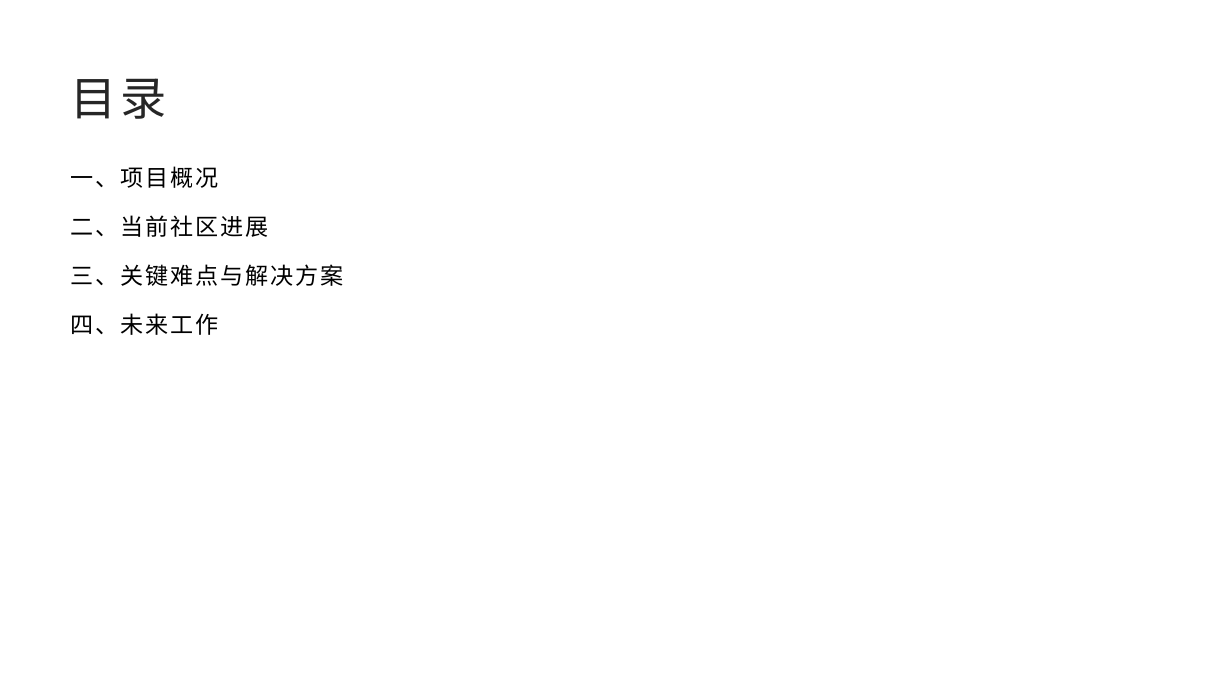
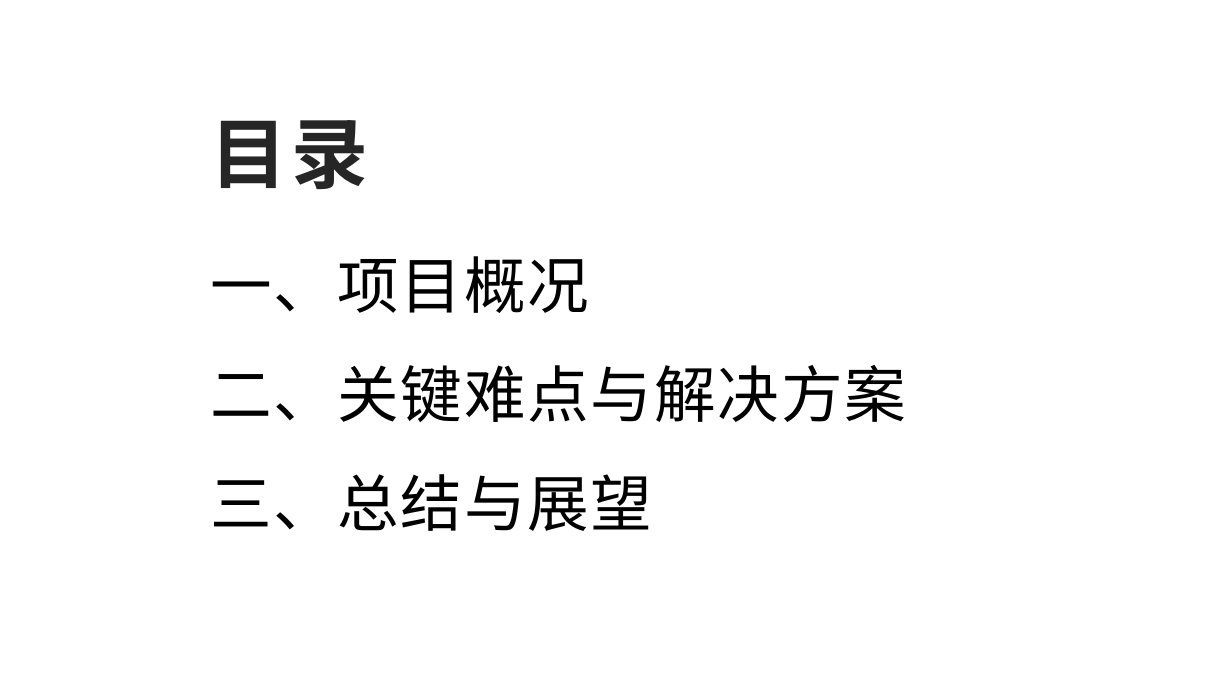
Before and after one commit to GWTINYC/rust, a slide deck: slide 2 of Rust Report.pptx. Drawn at 1232x693 pixels with LibreOffice and Linux fonts; fonts in the diff are those of the drawing. Boxes give left, top, right and bottom in pixels: in the first picture for what was removed or moved away, otherwise in the second. Text is boxed around its words. In the diff, an @@ line names an element or a change of style, - is before the commit and + after.

```diff
--- a/Rust Report.pptx
+++ b/Rust Report.pptx
@@ title "目录": place and size @@
-title "目录" at <box>71,78,167,119</box>
+title "目录" at <box>210,120,368,189</box>
@@ title "目录" at <box>210,120,368,189</box>: size 36 to 60 pt, bold on @@
@@ text "一、项目概况": place and size @@
-text "一、项目概况" at <box>71,166,344,335</box>
+text "一、项目概况" at <box>210,256,906,531</box>
@@ text at <box>210,256,589,313</box>: size 18 to 48 pt in "一、项目概况" @@
@@ text at <box>210,365,906,531</box>: text changed; size 18 to 48 pt @@
-二、当前社区进展
-三、关键难点与解决方案
-四、未来工作
+二、关键难点与解决方案
+三、总结与展望
```
Also in this commit, not shown: 7 other slides changed, 3 slides added, 2 slides removed.
